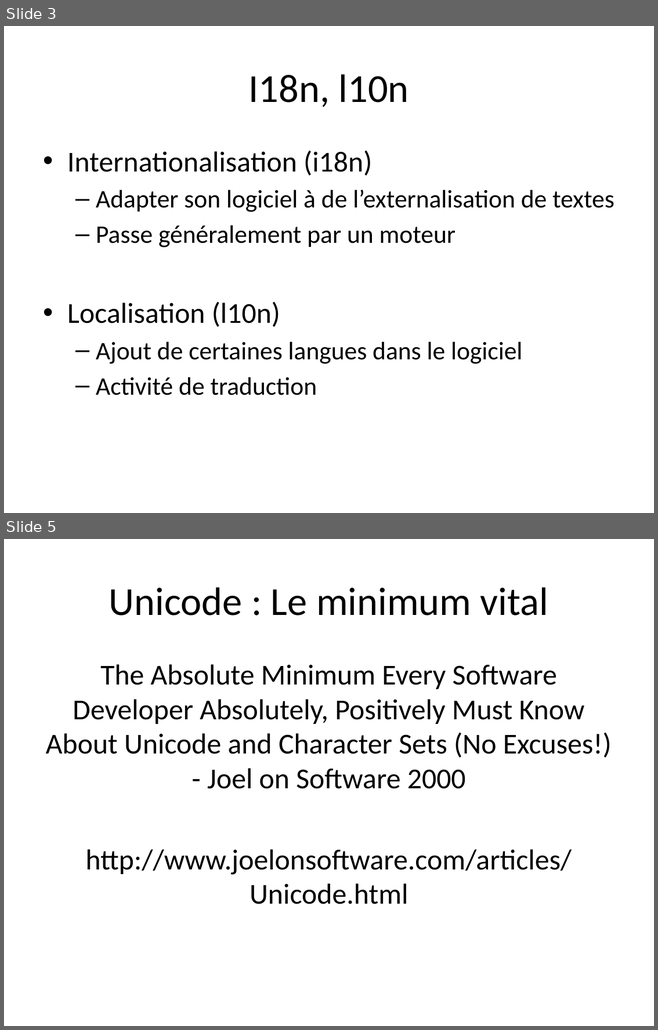
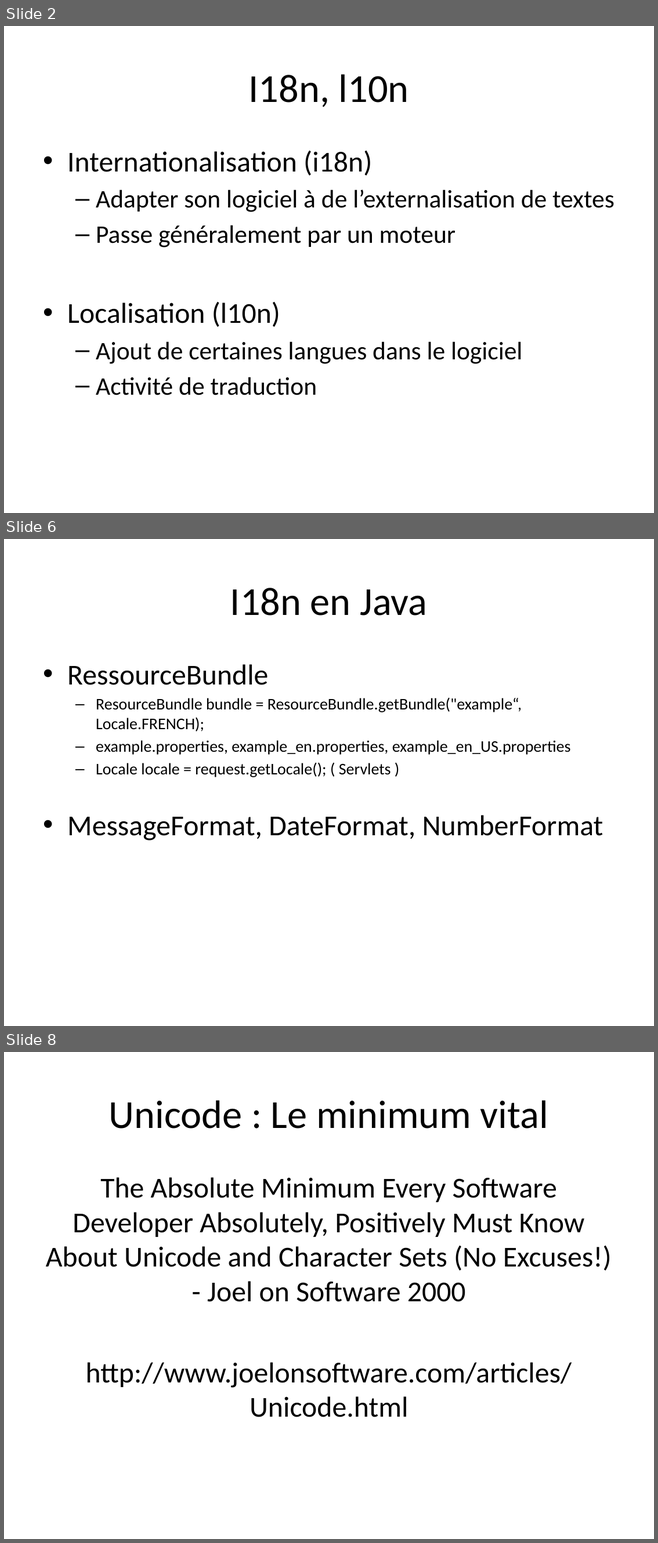
Before and after one commit to dbaeli/ez18n, a slide deck: ez18n-slides/ez18n_theorie.pptx. Shown one above the other, each under a label of ours: slides 3 and 5 before the commit, slides 2, 6 and 8 after it; the slides between them are not shown. The pictures are 658x1030 and 658x1543 pixels, drawn with LibreOffice and Linux fonts; fonts in the diff are those of the drawing; background and template pictures are left out. Boxes give left, top, right and bottom in pixels: in the first picture for what was removed or moved away, otherwise in the second. Text is boxed around its words. In the diff, an @@ line names an element or a change of style, - is before the commit and + after.

```diff
--- a/ez18n-slides/ez18n_theorie.pptx
+++ b/ez18n-slides/ez18n_theorie.pptx
@@ slide 6 added at <box>4,539,654,1026</box>, background picture (left out) @@
@@ title added at <box>230,588,427,616</box>, 44 pt, text #000000 @@
+I18n en Java
@@ text added at <box>67,664,603,841</box>, 18 pt, text #000000 @@
+• RessourceBundle
+  – ResourceBundle bundle = ResourceBundle.getBundle("example“, Locale.FRENCH);
+  – example.properties, example_en.properties, example_en_US.properties
+  – Locale locale = request.getLocale(); ( Servlets )
+• MessageFormat, DateFormat, NumberFormat
@@ what was slide 3 is now slide 2 @@
@@ what was slide 5 is now slide 8 @@
```
Also in this commit, not shown: 4 slides changed, 8 other slides added, 1 slide removed, 3 other files.
